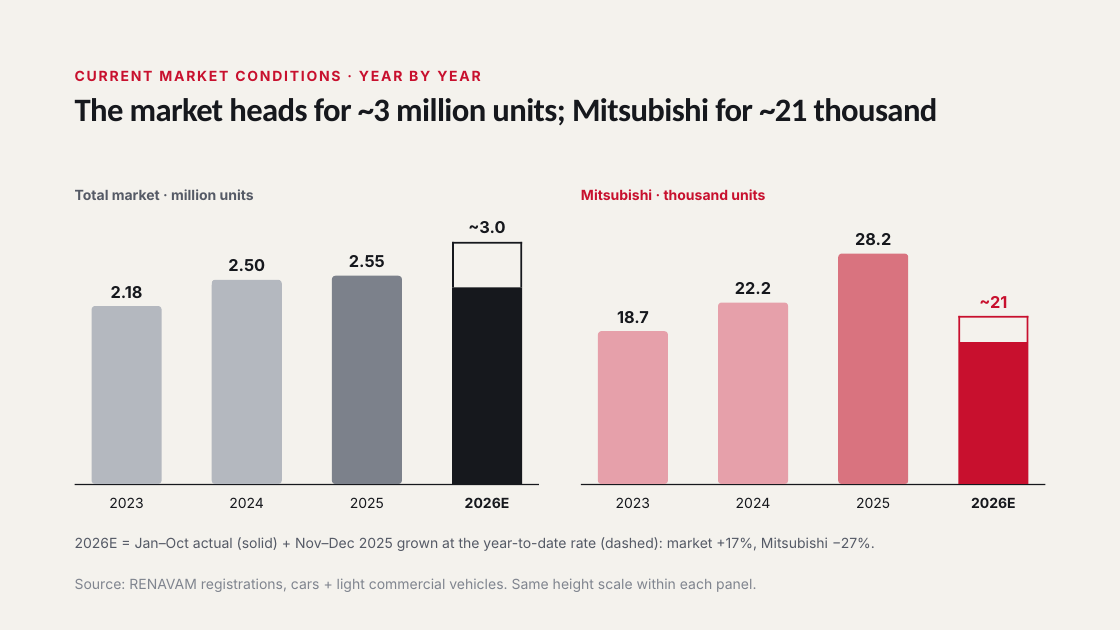
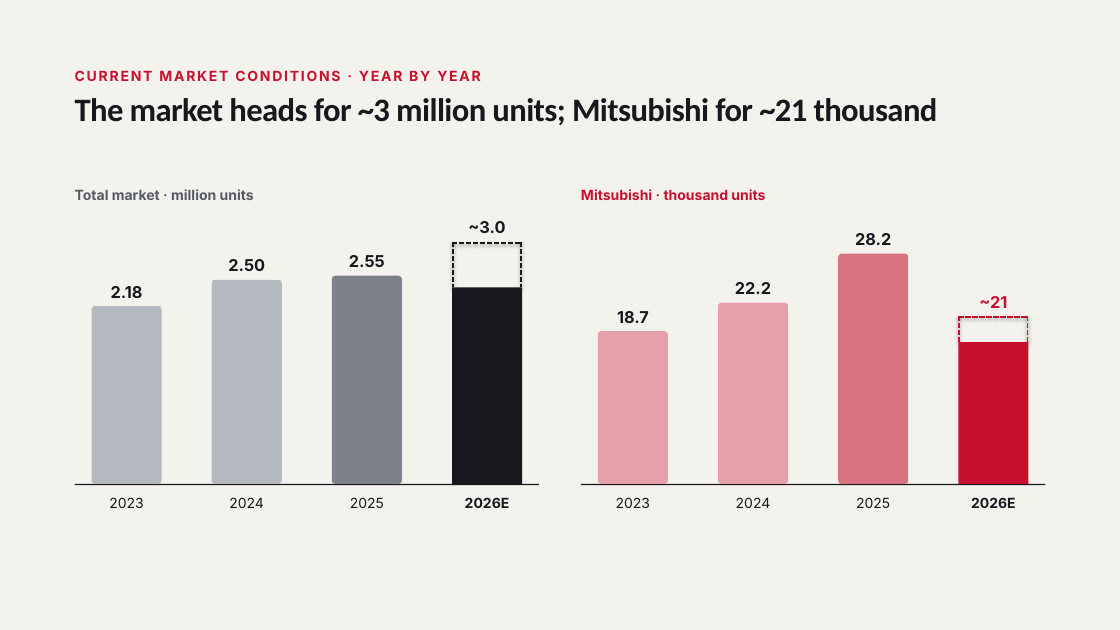
Before and after one commit to FLeone2/mercado-atlas, a slide deck: slide 3 of Mitsubishi_Brazil_Market_Network_Nov2026.pptx. Drawn at 1120x630 pixels with LibreOffice and Linux fonts; fonts in the diff are those of the drawing. Boxes give left, top, right and bottom in pixels: in the first picture for what was removed or moved away, otherwise in the second. Text is boxed around its words. In the diff, an @@ line names an element or a change of style, - is before the commit and + after.

```diff
--- a/Mitsubishi_Brazil_Market_Network_Nov2026.pptx
+++ b/Mitsubishi_Brazil_Market_Network_Nov2026.pptx
@@ rectangle removed at bbox=[452, 242, 522, 244] @@
@@ rectangle removed at bbox=[452, 242, 454, 287] @@
@@ line added from (452, 243) to (523, 243), #16181D 1.5 pt dashed @@
@@ line added from (453, 242) to (453, 287), #16181D 1.5 pt dashed @@
@@ rectangle removed at bbox=[520, 242, 522, 287] @@
@@ line added from (521, 242) to (521, 287), #16181D 1.5 pt dashed @@
@@ rectangle removed at bbox=[959, 316, 1028, 318] @@
@@ rectangle removed at bbox=[959, 316, 960, 342] @@
@@ line added from (959, 317) to (1028, 317), #C8102E 1.5 pt dashed @@
@@ line added from (960, 316) to (960, 342), #C8102E 1.5 pt dashed @@
@@ rectangle removed at bbox=[1027, 316, 1028, 342] @@
@@ line added from (1028, 316) to (1028, 342), #C8102E 1.5 pt dashed @@
@@ text removed at bbox=[75, 537, 875, 551] @@
-2026E = Jan–Oct actual (solid) + Nov–Dec 2025 grown at the year-to-date rate (dashed): market +17%, Mitsubishi −27%.
@@ text removed at bbox=[75, 578, 756, 592] @@
-Source: RENAVAM registrations, cars + light commercial vehicles. Same height scale within each panel.
```
Also in this commit, not shown: 37 other slides changed, 3 slides added.
